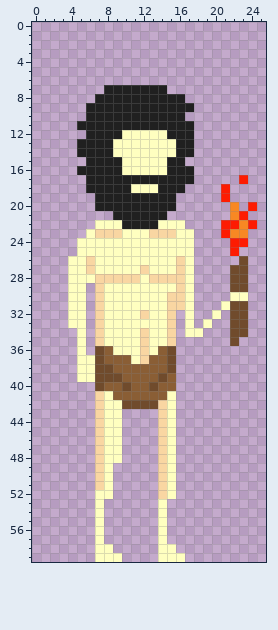
Two states of a pixel-art sprite, sprites/images/spr_player_jump_2_0.png. This is how it looked before the edit.
The file is 26x60 pixels.
And afterwards:
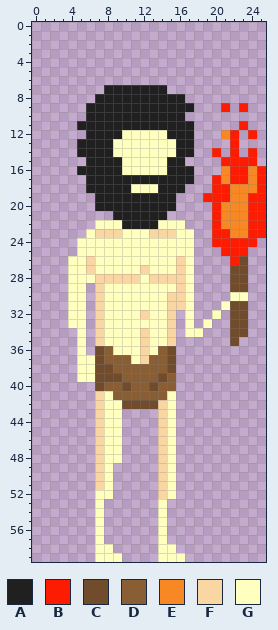
Palette (. is transparent): A #202020  B #fd1c02  C #704b2c  D #8a5e35  E #f88823  F #f9d6a2  G #ffffc0
Difference:
Colour B is added in row 9 at x 21 and 23; in row 11 at x 23; in row 12 at x 22 and 24; in row 13 at x 22; in row 14 at x 20, 22 and 24; in row 15 at x 21 to 24.
Colour B is added in row 16 at x 22 to 23 and 25; in row 17 at x 20, 22 and 25; in row 18 at x 20 and 25; in row 19 at x 19 to 20 and 24 to 25; in row 20 at x 20 and 25; in row 21 at x 20 and 24 to 25.
Colour B is added in row 22 at x 20 and 25; in row 23 at x 20 and 24 to 25; in row 24 at x 20 to 21 and 24; in row 25 at x 21 and 23; in row 26 at x 22.
Colour E is added in row 12 at x 21; in rows 16 to 17 at x 21 and 24; in row 18 at x 22 to 24; in row 19 at x 22 to 23; in row 20 at x 21 and 23; in row 21 at x 21.
Colour E replaces colour B in row 21 at x 23; in row 22 at x 21 to 22.
Boxes around the changes in both pictures, in picture pixels (x1, y1, x2, y2):
changed: (203, 103, 266, 265)
